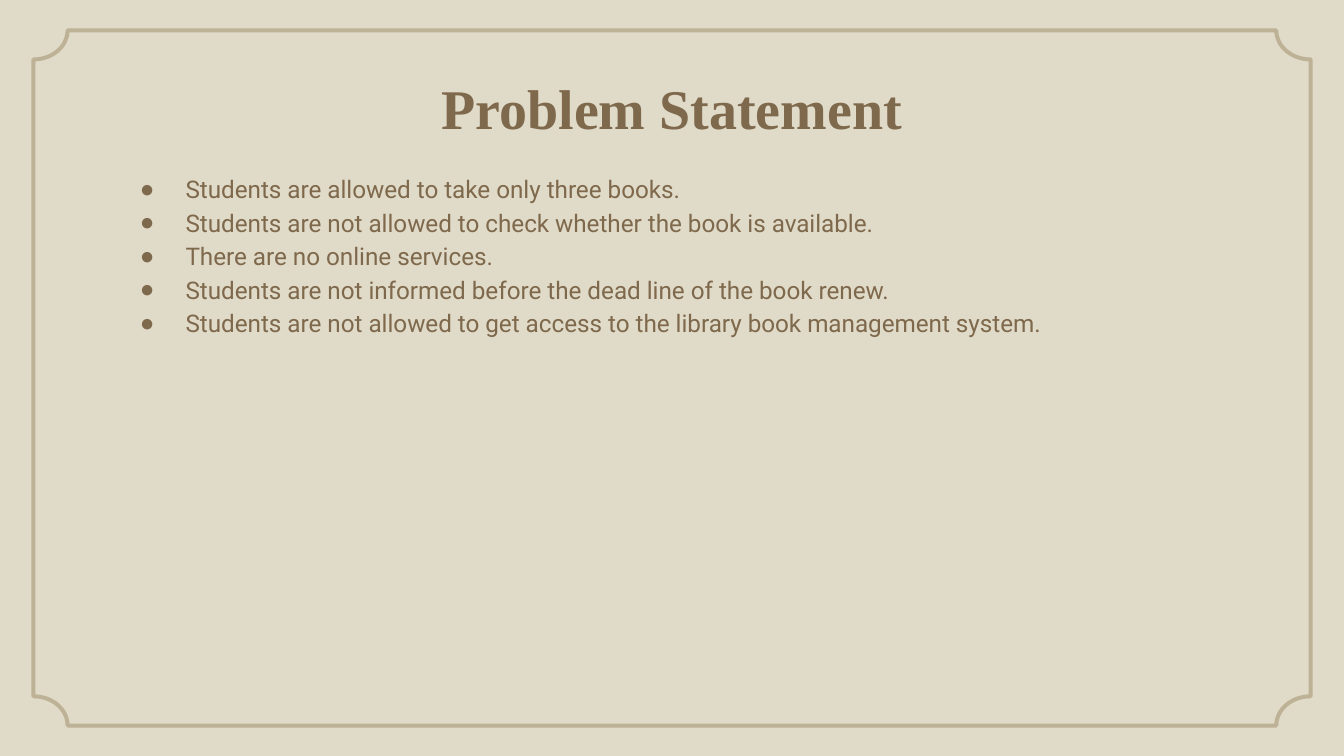
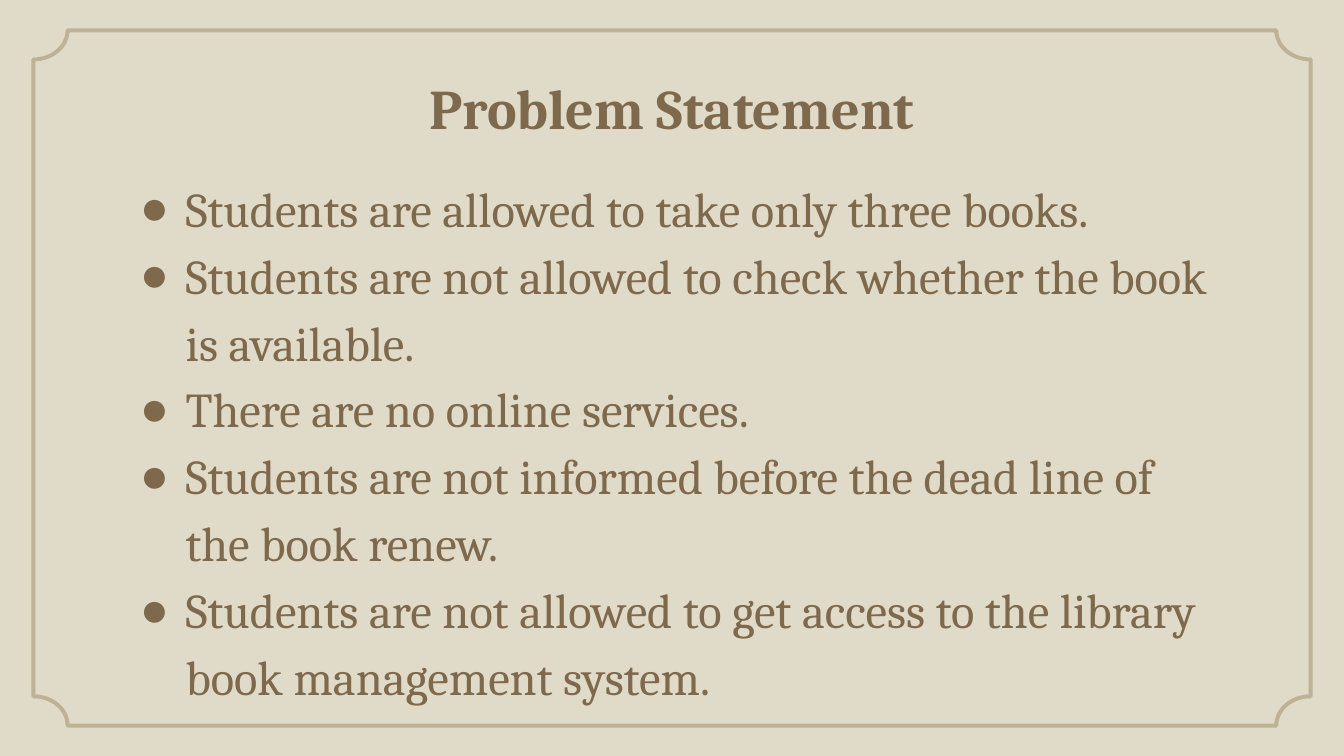
Before and after one commit to Andipstha/theFusion-Project-I, a slide deck: slide 4 of Documentation/LBMS_Presentation.pptx. Drawn at 1344x756 pixels with LibreOffice and Linux fonts; fonts in the diff are those of the drawing; background and template pictures are left out. Boxes give left, top, right and bottom in pixels: in the first picture for what was removed or moved away, otherwise in the second. Text is boxed around its words. In the diff, an @@ line names an element or a change of style, - is before the commit and + after.

```diff
--- a/Documentation/LBMS_Presentation.pptx
+++ b/Documentation/LBMS_Presentation.pptx
@@ title "Problem Statement" at (429,90,914,130): font Times New Roman to Cambria @@
@@ text "Students are allowed to take ..." at (186,193,1206,639): size 13 to 26 pt, font Roboto to Cambria @@
```
Also in this commit, not shown: 9 other slides changed, 2 other files.
